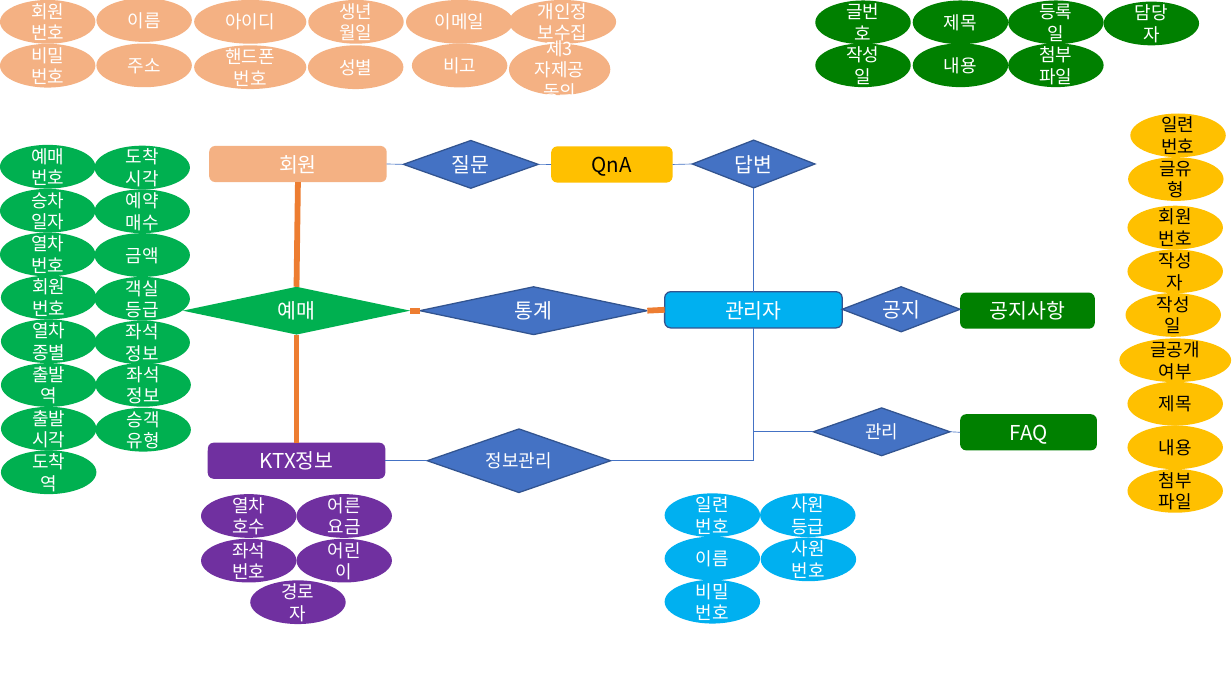
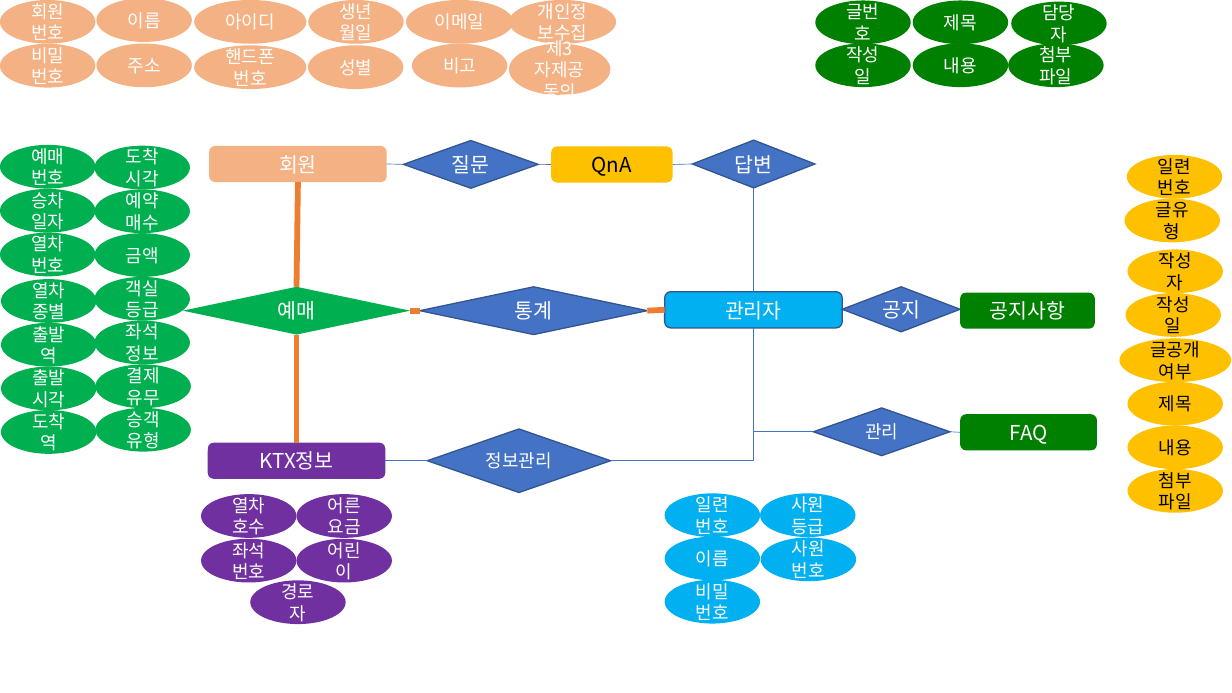
Before and after one commit to JDSeung/KorailTeamProject, a slide deck: slide 1 of ProjectDoc/개체관계도.pptx. Drawn at 1232x693 pixels with LibreOffice and Linux fonts; fonts in the diff are those of the drawing. Boxes give left, top, right and bottom in pixels: in the first picture for what was removed or moved away, otherwise in the second. Text is boxed around its words. In the diff, an @@ line names an element or a change of style, - is before the commit and + after.

```diff
--- a/ProjectDoc/개체관계도.pptx
+++ b/ProjectDoc/개체관계도.pptx
@@ ellipse removed at (1008, 1, 1104, 44) @@
-등록일
@@ ellipse "담당자": place and size @@
-ellipse "담당자" at (1104, 2, 1199, 45)
+ellipse "담당자" at (1011, 2, 1106, 45)
@@ ellipse "일련번호": place and size @@
-ellipse "일련번호" at (1130, 114, 1226, 157)
+ellipse "일련번호" at (1128, 155, 1223, 199)
@@ ellipse "글유형": place and size @@
-ellipse "글유형" at (1128, 157, 1224, 201)
+ellipse "글유형" at (1125, 199, 1220, 242)
@@ ellipse removed at (1128, 206, 1223, 250) @@
-회원번호
@@ ellipse removed at (1, 275, 96, 319) @@
-회원번호
@@ 4 ellipses: place and size @@
-4 ellipses at (1, 320, 96, 494)
+4 ellipses at (1, 279, 96, 454)
@@ text in ellipse at (127, 364, 160, 409): text changed @@
-좌석정보
+결제유무
```
Also in this commit, not shown: 1 other file.
